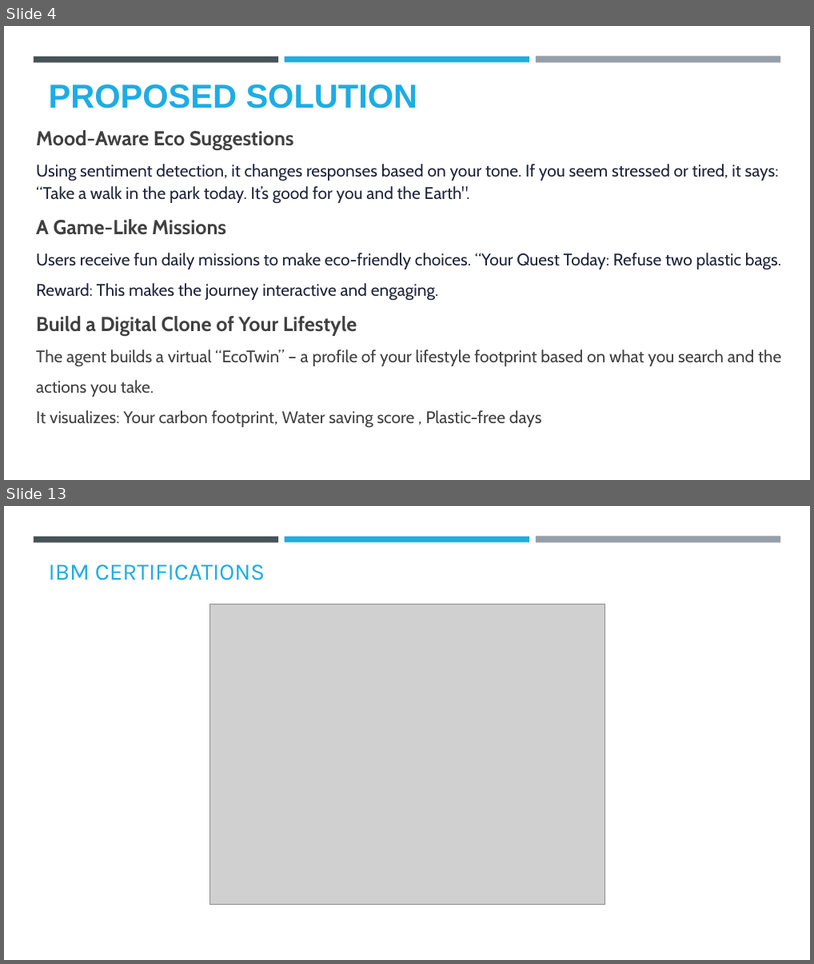
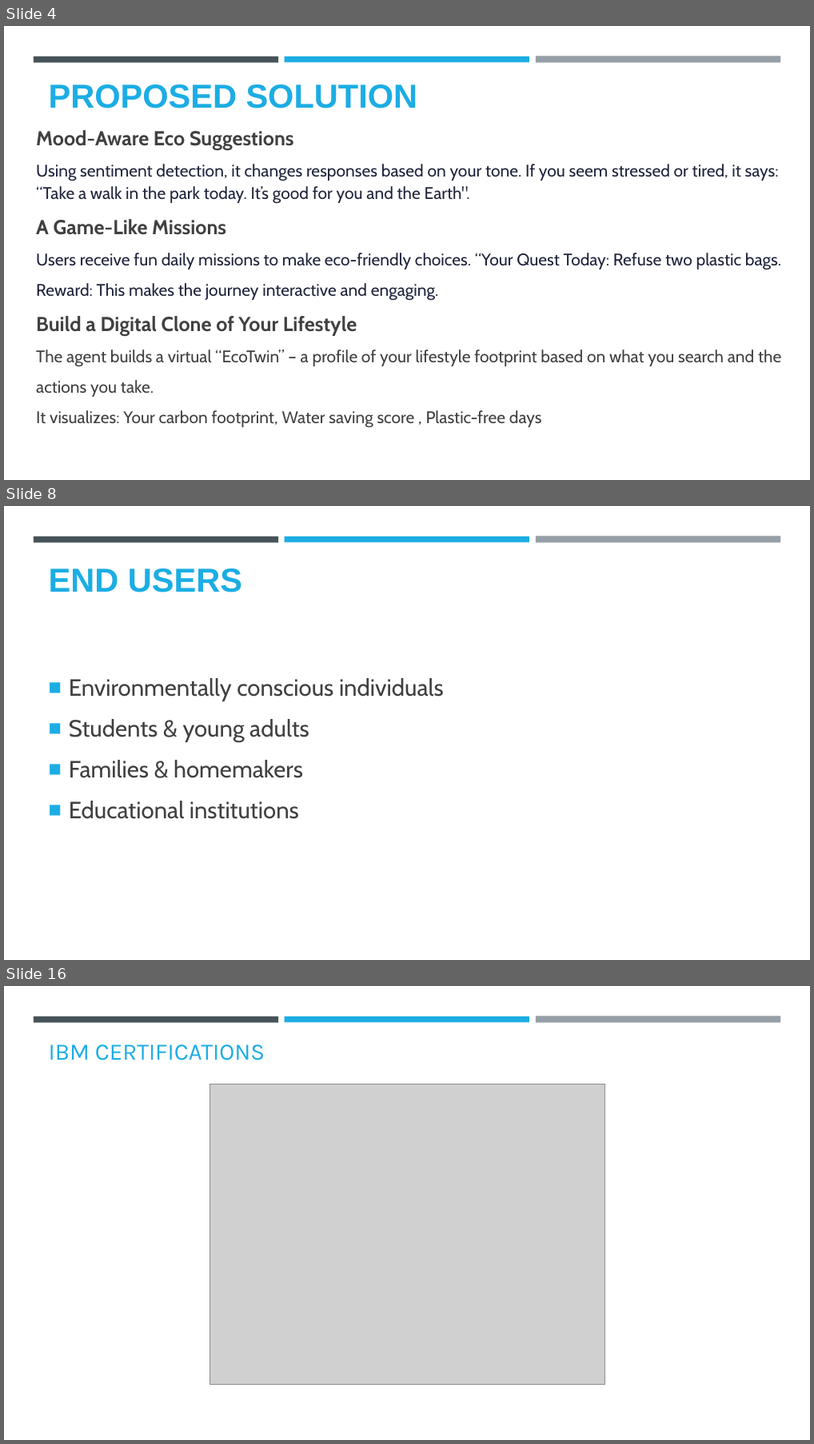
Before and after one commit to Suryank7/Eco-Lifestyle-Agent, a slide deck: ProjectTemplate (1) - Copy.pptx. Shown one above the other, each under a label of ours: slides 4 and 13 before the commit, slides 4, 8 and 16 after it; the slides between them are not shown. The pictures are 814x964 and 814x1444 pixels, drawn with LibreOffice and Linux fonts; fonts in the diff are those of the drawing; grey boxes stand for pictures; background and template pictures are left out. Boxes give left, top, right and bottom in pixels: in the first picture for what was removed or moved away, otherwise in the second. Text is boxed around its words. In the diff, an @@ line names an element or a change of style, - is before the commit and + after.

```diff
--- a/ProjectTemplate (1) - Copy.pptx
+++ b/ProjectTemplate (1) - Copy.pptx
@@ slide 8 added at bbox=[4, 506, 810, 960], background #FFFFFF; not listed: 3 template elements that a slide beside it also shows @@
@@ title added at bbox=[49, 568, 242, 592], 39.6 pt, text #1CADE4, bold @@
+END USERS
@@ text added at bbox=[69, 678, 444, 819], 28 pt, text #404040 @@
+■ Environmentally conscious individuals
+■ Students & young adults
+■ Families & homemakers
+■ Educational institutions
@@ what was slide 13 is now slide 16 @@
```
Also in this commit, not shown: 10 slides changed, 3 other slides added.
